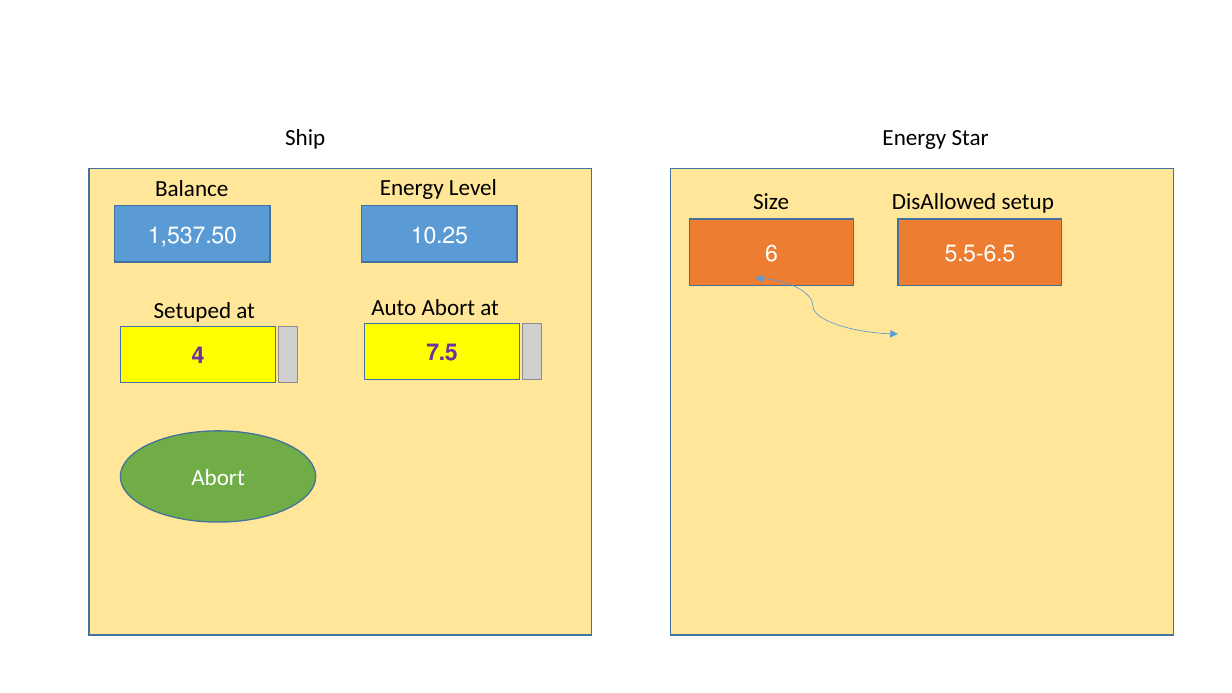
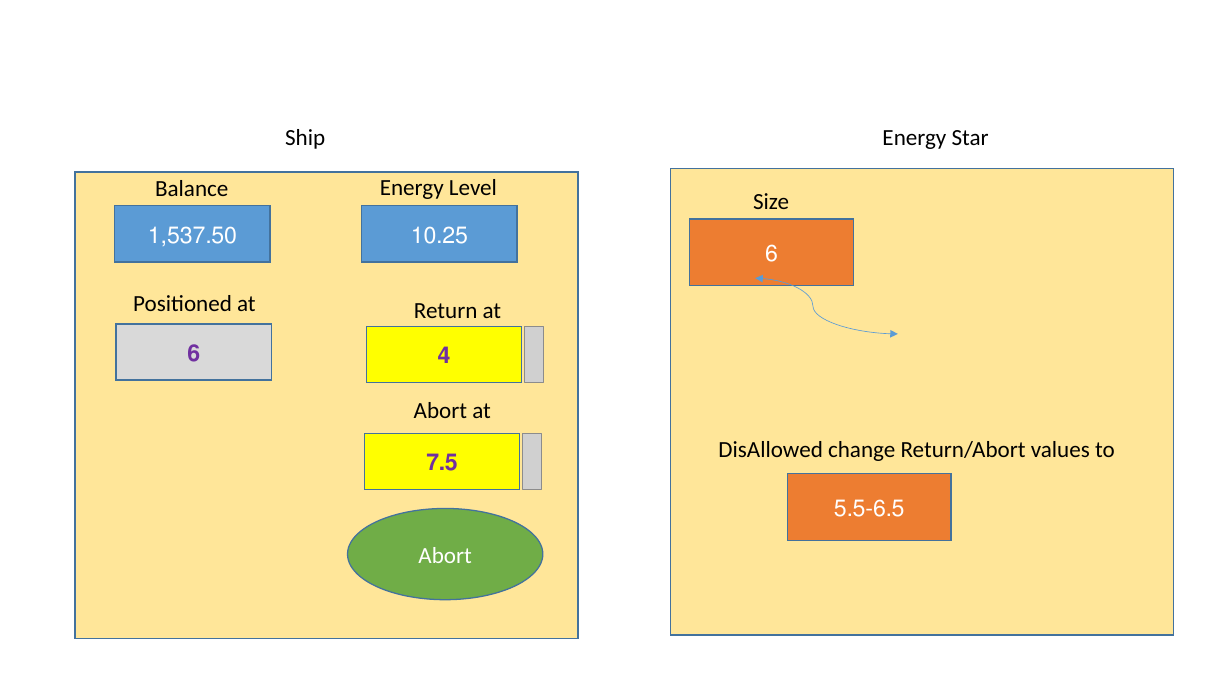
Before and after one commit to erezhasson/DTL, a slide deck: slide 4 of Documents/DTL MOC.pptx. Drawn at 1232x693 pixels with LibreOffice and Linux fonts; fonts in the diff are those of the drawing; grey boxes stand for pictures; background and template pictures are left out. Boxes give left, top, right and bottom in pixels: in the first picture for what was removed or moved away, otherwise in the second. Text is boxed around its words. In the diff, an @@ line names an element or a change of style, - is before the commit and + after.

```diff
--- a/Documents/DTL MOC.pptx
+++ b/Documents/DTL MOC.pptx
@@ rectangle moved from (x1=89, y1=168, x2=592, y2=635) to (x1=75, y1=172, x2=578, y2=639) @@
@@ text added at (x1=133, y1=295, x2=256, y2=311), 18 pt, text #000000 @@
+Positioned at
@@ rectangle added at (x1=116, y1=324, x2=271, y2=381), fill #D9D9D9, outline #43739E 1 pt, 18 pt, text #7030A0, bold @@
+6
@@ rectangle "4" moved from (x1=120, y1=326, x2=275, y2=383) to (x1=366, y1=326, x2=521, y2=383) @@
@@ text at (x1=414, y1=303, x2=502, y2=318): text changed @@
-Setuped at
+Return at
@@ picture moved from (x1=279, y1=326, x2=298, y2=383) to (x1=525, y1=326, x2=543, y2=383) @@
@@ text at (x1=414, y1=402, x2=491, y2=418): text changed @@
-Auto Abort at
+Abort at
@@ rectangle "7.5" moved from (x1=364, y1=323, x2=519, y2=380) to (x1=364, y1=433, x2=519, y2=490) @@
@@ picture moved from (x1=523, y1=323, x2=542, y2=380) to (x1=523, y1=433, x2=542, y2=490) @@
@@ text at (x1=718, y1=441, x2=1115, y2=461): text changed @@
-DisAllowed setup
+DisAllowed change Return/Abort values to
@@ rectangle "5.5-6.5" moved from (x1=898, y1=219, x2=1062, y2=286) to (x1=787, y1=473, x2=951, y2=540) @@
@@ ellipse "Abort" moved from (x1=120, y1=431, x2=315, y2=522) to (x1=348, y1=508, x2=543, y2=600) @@
```
Also in this commit, not shown: 6 other slides changed.
